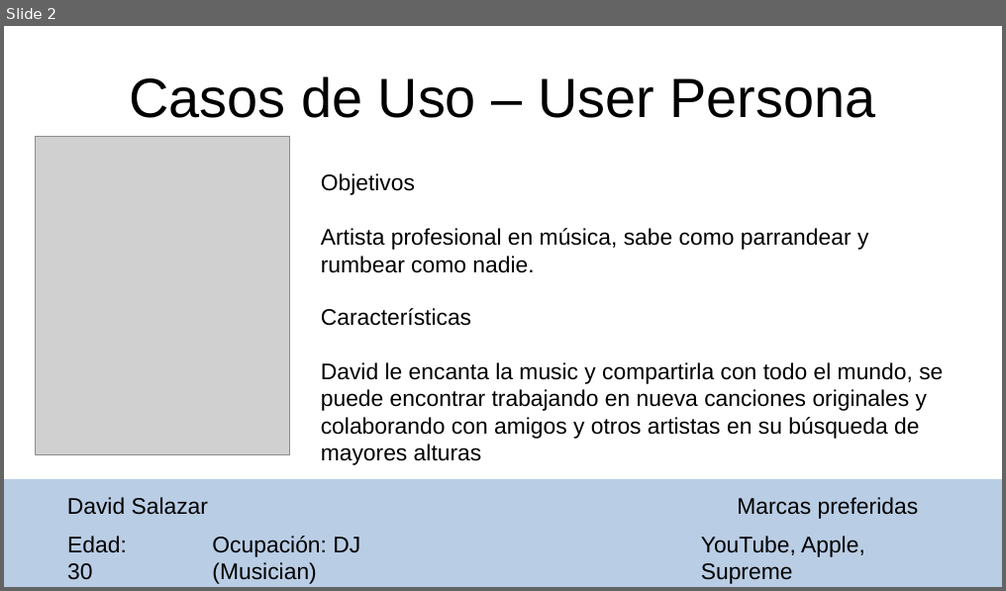
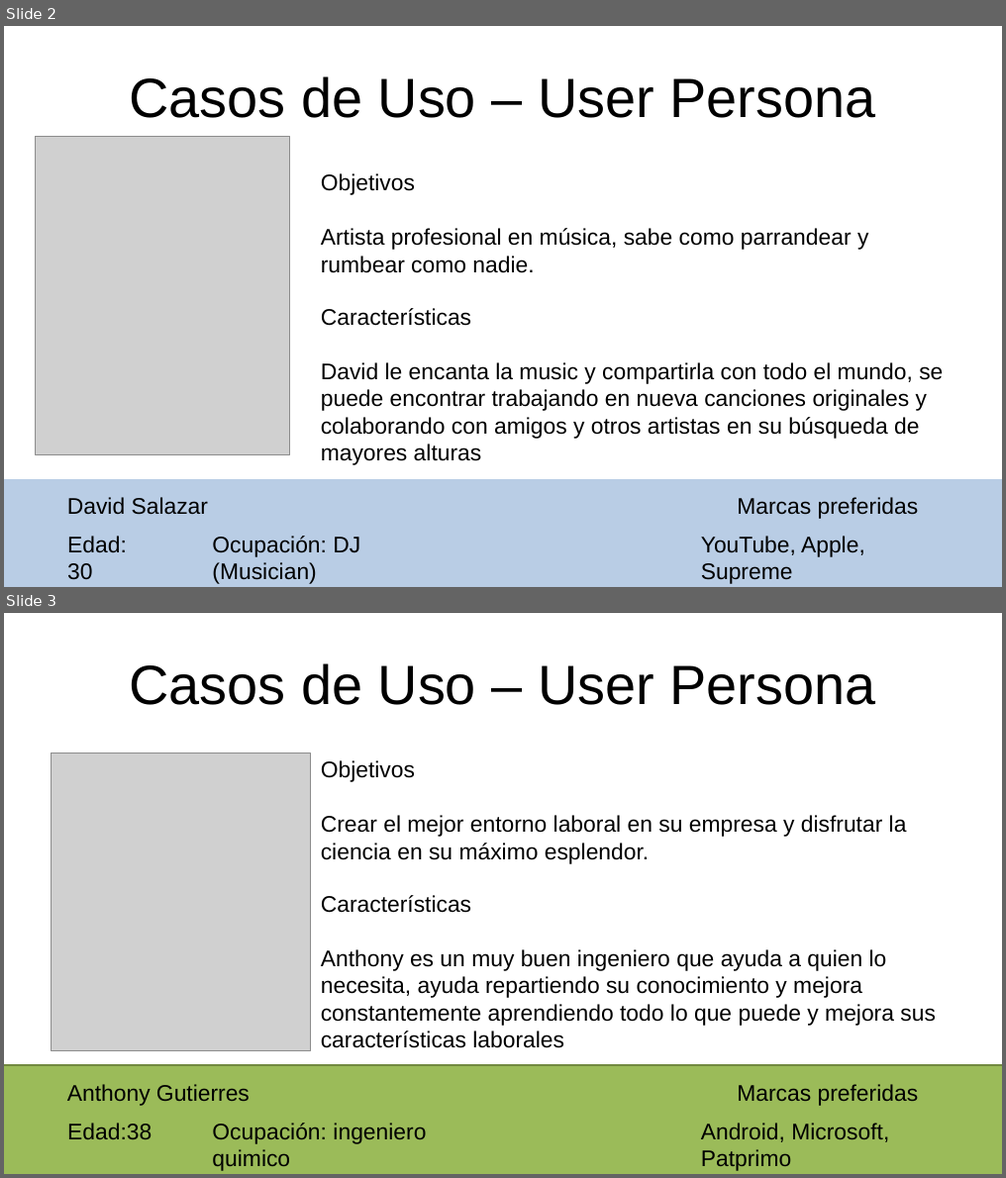
Before and after one commit to j17018/proyecto, a slide deck: usuarios.pptx. Shown one above the other, each under a label of ours: slide 2 before the commit, slides 2 and 3 after it. The pictures are 1006x591 and 1006x1178 pixels, drawn with LibreOffice and Linux fonts; fonts in the diff are those of the drawing; grey boxes stand for pictures. Boxes give left, top, right and bottom in pixels: in the first picture for what was removed or moved away, otherwise in the second. Text is boxed around its words. In the diff, an @@ line names an element or a change of style, - is before the commit and + after.

Commit message:
holas

```diff
--- a/usuarios.pptx
+++ b/usuarios.pptx
@@ slide 3 added at (4, 613, 1002, 1174), background #FFFFFF @@
@@ text added at (129, 663, 875, 705), 44 pt, text #000000 @@
+Casos de Uso – User Persona
@@ picture added at (52, 754, 310, 1052) @@
@@ text added at (321, 761, 907, 864), 18 pt, text #000000 @@
+Objetivos
+Crear el mejor entorno laboral en su empresa y disfrutar la ciencia en su máximo esplendor.
@@ text added at (321, 895, 936, 1049), 18 pt, text #000000 @@
+Características
+Anthony es un muy buen ingeniero que ayuda a quien lo necesita, ayuda repartiendo su conocimiento y mejora constantemente aprendiendo todo lo que puede y mejora sus características laborales
@@ rectangle added at (4, 1065, 1002, 1174), fill #9BBB59, outline #738A42 2 pt @@
@@ text added at (67, 1084, 250, 1106), 18 pt, text #000000 @@
+Anthony Gutierres
@@ text added at (737, 1084, 919, 1106), 18 pt, text #000000 @@
+Marcas preferidas
@@ text added at (67, 1123, 152, 1140), 18 pt, text #000000 @@
+Edad:38
@@ text added at (212, 1123, 426, 1171), 18 pt, text #000000 @@
+Ocupación: ingeniero quimico
@@ text added at (701, 1123, 889, 1171), 18 pt, text #000000 @@
+Android, Microsoft, Patprimo
```
